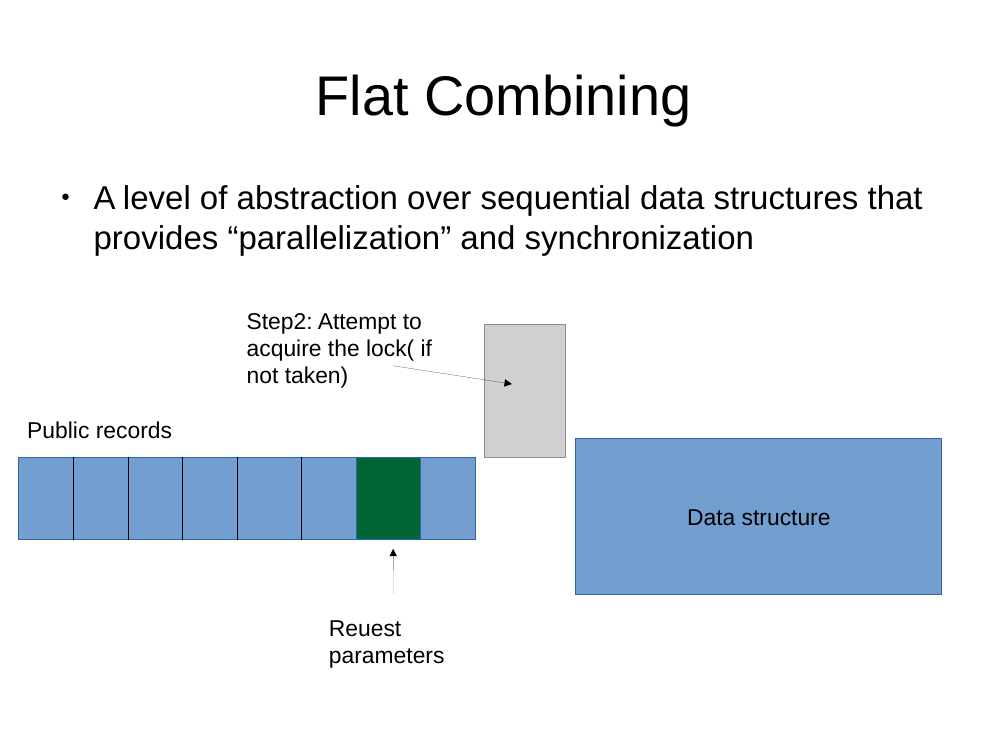
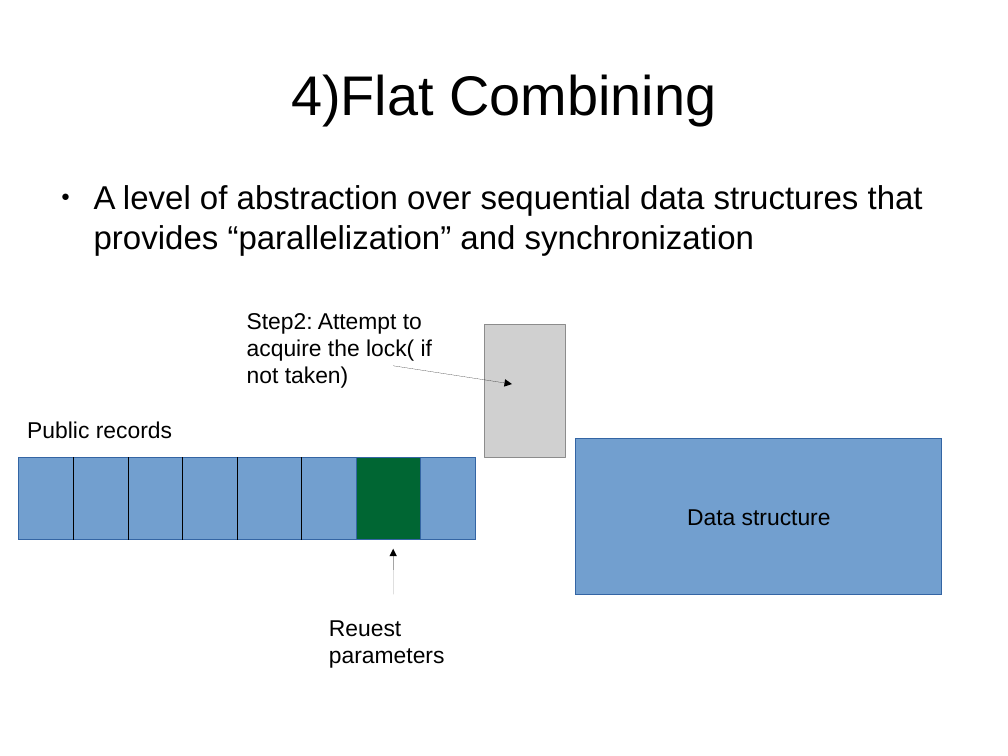
Before and after one commit to mpastyl/my_thesis, a slide deck: slide 38 of presentation.odp. Drawn at 1008x756 pixels with LibreOffice and Linux fonts; fonts in the diff are those of the drawing; grey boxes stand for pictures. Boxes give left, top, right and bottom in pixels: in the first picture for what was removed or moved away, otherwise in the second. Text is boxed around its words. In the diff, an @@ line names an element or a change of style, - is before the commit and + after.

```diff
--- a/presentation.odp
+++ b/presentation.odp
@@ title at bbox=[291, 74, 716, 125]: text changed @@
-Flat Combining
+4)Flat Combining
```
Also in this commit, not shown: 6 other slides changed, 2 slides added, 2 slides removed.
